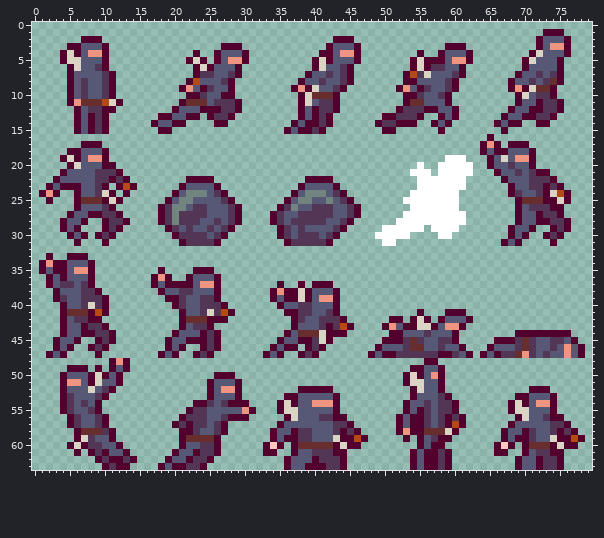
One commit to this sprite sheet: Scene/Actors/Character/Sprites/Perso_SpriteSheet.png. This is how it looked before the edit.
The file is 80x64 pixels.
The same view after the edit:
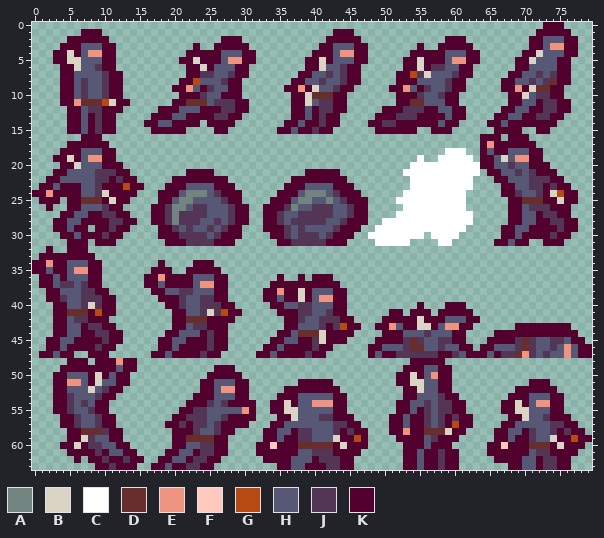
Palette (. is transparent): A #72847f  B #d9d4c4  C #ffffff  D #682e2e  E #ee9481  F #ffc9bd  G #b54b12  H #565876  J #533656  K #52002d
Difference:
Changed rows in their new state; - is an unchanged pixel.
first column x 0:
 0 -------------------------------------------------------------------------KKK----
 1 -------KKK---------------------------------KKK--------------------------K---K---
 2 -----KK---K----------------KKK------------K---K------------KKK---------K-----K--
 3 ----K------K-----------K--K---K----------K-----K-------K--K---K--------K-----K--
 4 ---K-------K----------K-KK-----K--------K------K------K-KK-----K------K------K--
 5 ---K-------K---------K---K-----K-------K-------K-----K---------K-----K------K---
 6 ----K------K----------K-------K--------K------K------K--------K------K------K---
 7 ----K-------K---------K-------K-------K-------K-----K---------K-----K-------K---
 8 ----K-------K--------K-------K-------K--------K-----K--------K-----K--------K---
 9 ----K-------K-------K--------K------K--------K-----K---------K-----K-------K----
10 ----K-------K--------K-------K-------K------K-------K-------K-------K------K----
11 ----K--------K------K---------K------K------K-------K-------K-------K-------K---
12 -----K------K-----KK----------K------K------K-----KK---------K-----K--------K---
13 -----K-----K-----K------K----K-------K-----K-----K------KK---K----K--------K----
14 -----K-----K----K-----KK-K--K-------K------K----K------KK---K----K----KK--K-----
15 -----K-----K-----K--KK----KK-------K------K------K--KKK--K-K------K-KK--KK------
16 -------KKK------------------------------------------------------K-K-KKK---------
17 -----KK---K--------------------------------------------------------K---K--------
18 ----K------K-----------------------------------------------CCC----------K-------
19 ---K-------K-------------------------------------------C--C---C-K-------K-------
20 ----K-------K-----------------------------------------C-CC-----CK-------KK------
21 ---K---------K--------KKKK-------------KKKKK---------C---C-----C-K--------K-----
22 --K-----------K-----KK----KK---------KK----KK---------C-------C---K--------K----
23 -K---------K---K---KK------KK-------KK------KK--------C-------C----K--------K---
24 K---KK------K-K---KK--------KK-----KK--------KK------C-------C-----K---------K--
25 -K-K-K-------K----K----------K----KK----------KK----C--------C------K--------K--
26 --K--K------K----K------------K--KK------------K-----C-------C------K-------K---
27 ----K--------K---K------------K--K-------------K----C---------C-----K-------K---
28 ---K----KK----K--K------------K--K------------KK--CC----------C-----K--------K--
29 ---K---K-K---K----K----------K---KK----------KK--C------C----C-----K----KK---K--
30 ----K---K---K-----KK--------KK----K---------KK--C-----CC-C--C------K---KK---K---
31 -----K-K-K-K-------KK------KK------K-------KK----C--CC----CC------K---K--K-K----
32 --K--KKK------------------------------------------------------------------------
33 -K-KK---K-----------------------------------------------------------------------
34 K--------K--------K----KKK------------------------------------------------------
35 K--------K-------K-K--K---K-----------------------------------------------------
36 -K-------K------K---KK-----K-------K--K-KKK-------------------------------------
37 -K-------K------K----------K------K-KK-K---K------------------------------------
38 --K-------K------K---------K-----K----------K-----------------------------------
39 --K--------K------K--------K-----K----------K-----------------------------------
40 ---K-------K-------K--------K-----K---------K----------K---KKK------------------
41 ---K-------K--------K--------K-----K--------K------KK-K-K-K---K-----------------
42 ---K------K---------K-------K-------K--------K----K--K---K-----K----------------
43 ---K-------K--------K-----KK--------K---------K--K------------K------KKKKKKKK---
44 ---K--------K------K-------K-------K---------K----K----------K----KKK--------K--
45 --K----KK---K-----K--------K------K--------KK----K-----------K---K------------K-
46 --K---KK---K------K---KK---K-----K----K---K-----K-------------K-K--------------K
47 -K---K--K-K------K---KK---K-----K---KK---K---------------------K---------------K
48 -----KKK-KK---K---------------------------------------KK--K---------------------
49 ----K---K-K---K-----------KKK------------------------K-----K--------------------
50 ---K---------K-----------K---K----------------------K------K--------------------
51 ---K---------K----------K-----K-------KKKKK---------K------K-----------KKK------
52 ---K--------K-----------K-----K-----KK-----K---------K-----K---------KK---K-----
53 ---K-------K-----------KK-----K----K--------K--------K------K-------K------K----
54 ---K------K-----------K--------K--K---------K-------K--------K-----K-------K----
55 ---K------K----------K------------K---------K-------K--------K-----K-------K----
56 ----K------K--------K----------K---K---------K-----K----------K-----K-------K---
57 ----K------K-------K--------KKK---K-----------K----K----------K----K---------K--
58 -----K------K-------K-------K----K-------------K---K---------K----K-----------K-
59 -----K------K-------K------K-----K------------------K-K-----K-----K------------K
60 ----K--------K------K------K----K---K----------K-----KK----K-----K---K--------K-
61 -----K-K------K----K-------K----K--KK--------KK------K------K----K--KK------KK--
62 ------K-K------K--K-------K------KKK---------K-------K------K-----KKK-------K---
63 ---------K----K--K-------K---------K---------K-------K------K-------K-------K---
